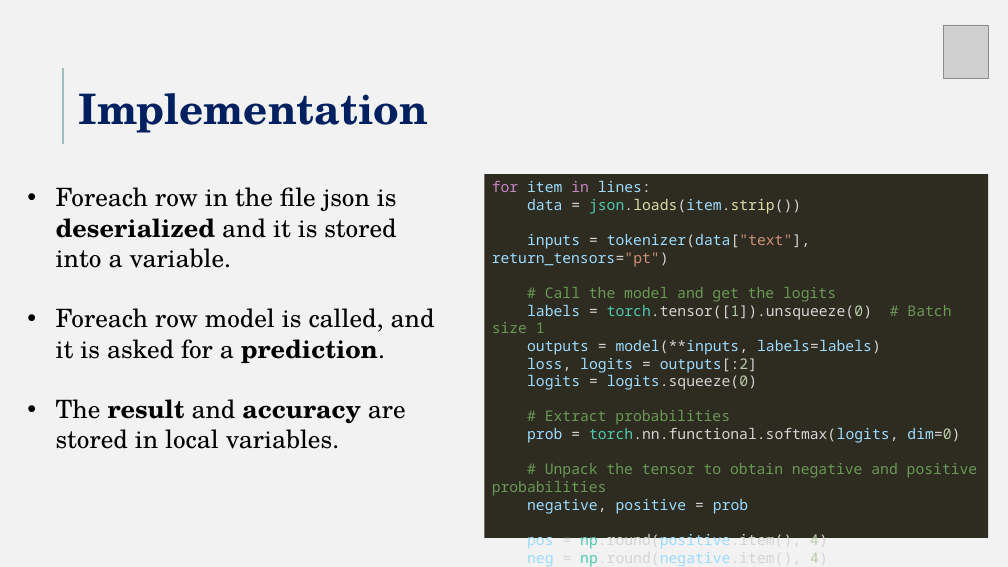
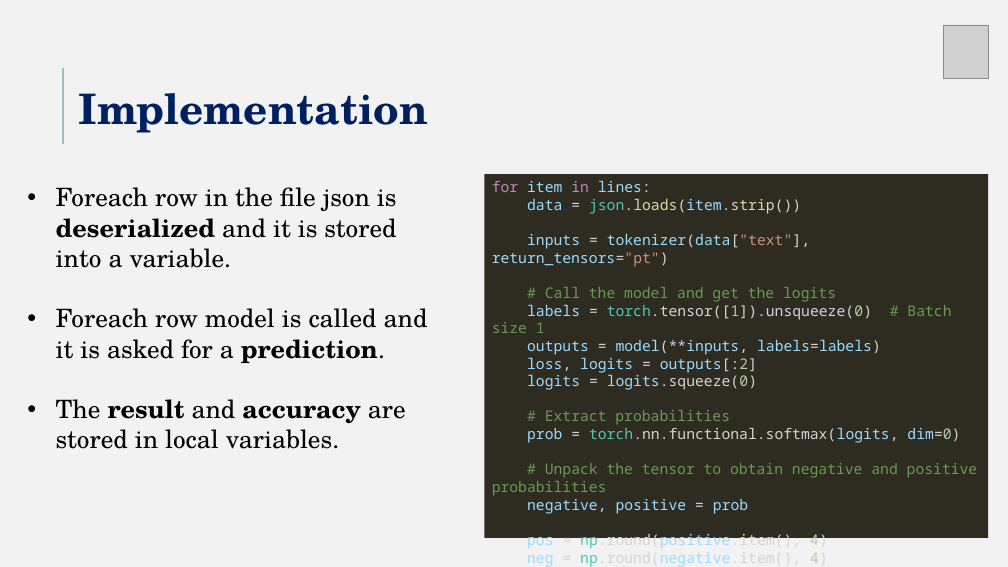
Before and after one commit to Matteoa99/ProgettoDA, a slide deck: slide 11 of DA_project.pptx. Drawn at 1008x567 pixels with LibreOffice and Linux fonts; fonts in the diff are those of the drawing; grey boxes stand for pictures. Boxes give left, top, right and bottom in pixels: in the first picture for what was removed or moved away, otherwise in the second. Text is boxed around its words. In the diff, an @@ line names an element or a change of style, - is before the commit and + after.

```diff
--- a/DA_project.pptx
+++ b/DA_project.pptx
@@ text at box(56, 308, 428, 363): text changed @@
-• Foreach row model is called, and it is asked for a prediction.
+• Foreach row model is called and it is asked for a prediction.
```
Also in this commit, not shown: 8 other slides changed, 2 other files.
